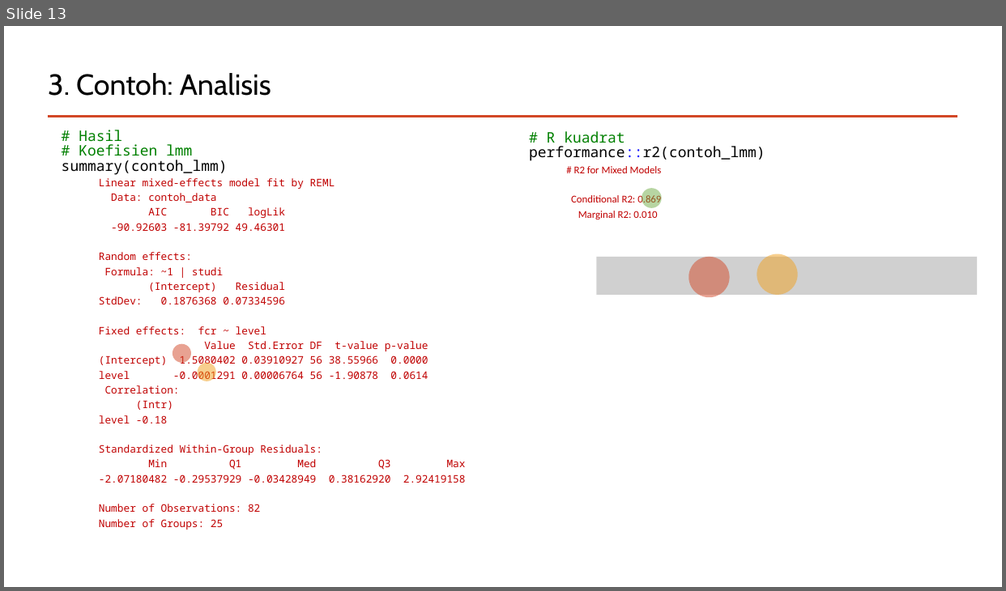
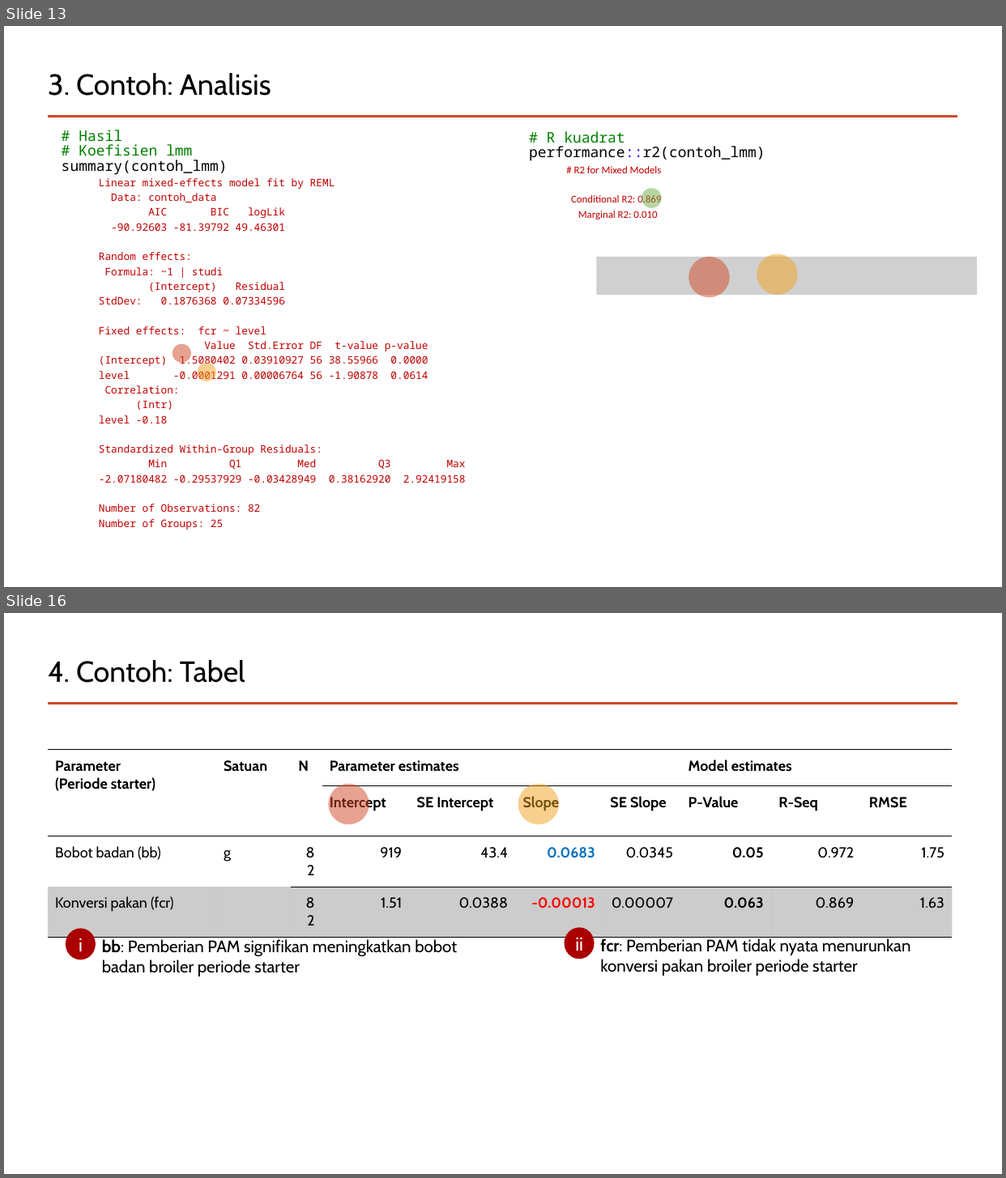
Before and after one commit to mohammad-miftakhus-sholikin/pelatihan-2020-metal, a slide deck: ch3_reference/Presentation_2022__Sholikin.pptx. Shown one above the other, each under a label of ours: slide 13 before the commit, slides 13 and 16 after it; the slides between them are not shown. The pictures are 1006x591 and 1006x1178 pixels, drawn with LibreOffice and Linux fonts; fonts in the diff are those of the drawing; grey boxes stand for pictures. Boxes give left, top, right and bottom in pixels: in the first picture for what was removed or moved away, otherwise in the second. Text is boxed around its words. In the diff, an @@ line names an element or a change of style, - is before the commit and + after.

```diff
--- a/ch3_reference/Presentation_2022__Sholikin.pptx
+++ b/ch3_reference/Presentation_2022__Sholikin.pptx
@@ slide 16 added at (4, 613, 1002, 1174), background #FFFFFF; not listed: 1 template element that a slide beside it also shows @@
@@ title added at (48, 660, 245, 683), 28 pt, text #000000 @@
+4. Contoh: Tabel
@@ table added at (48, 750, 953, 915), 4 rows, 10 columns @@
+Parameter / (Periode starter) | Satuan | N | Parameter estimates |  |  |  | Model estimates |  | 
+ |  |  | Intercept | SE Intercept | Slope | SE Slope | P-Value | R-Seq | RMSE
+Bobot badan (bb) | g | 82 | 919 | 43.4 | 0.0683 | 0.0345 | 0.05 | 0.972 | 1.75
+Konversi pakan (fcr) |  | 82 | 1.51 | 0.0388 | -0.00013 | 0.00007 | 0.063 | 0.869 | 1.63
@@ ellipse added at (328, 784, 368, 824), fill #D24726 at 50% opacity @@
@@ ellipse added at (518, 784, 559, 824), fill #F0A11F at 50% opacity @@
@@ ellipse added at (66, 928, 96, 960), fill #AA0000 @@
@@ ellipse added at (564, 927, 594, 959), fill #AA0000 @@
@@ text added at (79, 939, 83, 952), 18 pt, text #FFFFFF @@
+i
@@ text added at (102, 939, 457, 977), 16 pt, text #000000 @@
+bb: Pemberian PAM signifikan meningkatkan bobot badan broiler periode starter
@@ text added at (575, 938, 583, 951), 18 pt, text #FFFFFF @@
+ii
@@ text added at (600, 939, 911, 976), 16 pt, text #000000 @@
+fcr: Pemberian PAM tidak nyata menurunkan konversi pakan broiler periode starter
```
Also in this commit, not shown: 8 slides changed, 5 other slides added, 5 other files.
